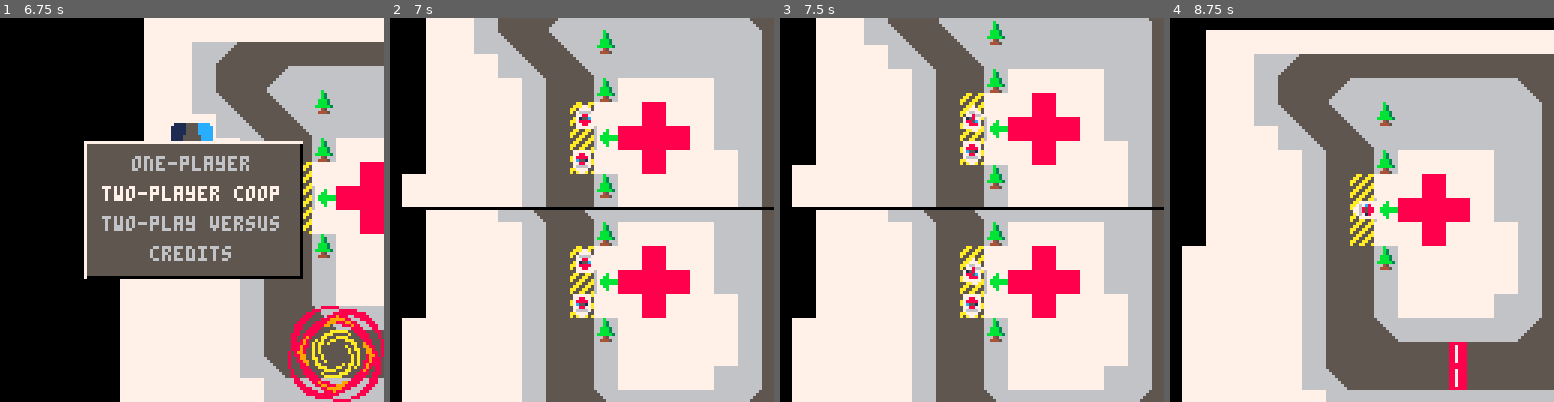
Above: before the commit, frames 1-4 (left to right).
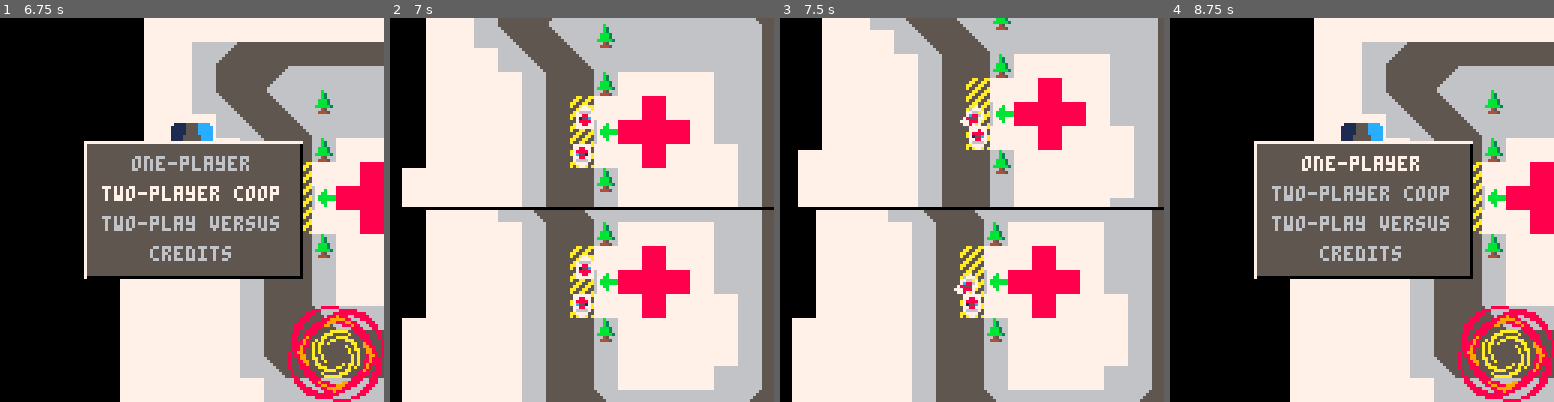
Above: after the commit, the same moments.

Repository: GraulierBrice/ludum-dare-46
Game: PICO-8 cartridge keep-it-alive.p8
The game is run twice, just before and just after one commit, with the same random seed, the same clock (stepped at 60 frames per second) and the same inputs.
Inputs:
- Up to frame 1 (6.75 s): tap O (Z key) at 0.33, 0.7, 1.43, 2.22, 3.1, 3.98, 4.87, 5.75, 6.63 s; tap X (X key) at 1.07, 2.07, 2.4, 2.73, 3.07, 3.4, 3.73, 4.07, 4.4, 4.73, 5.07, 5.4, 5.73, 6.07, 6.4, 6.73 s; hold Left 1.97-2.37 s; hold Down 2.42-2.82 s; hold Right 2.87-3.53 s; hold Up 3.58-4.08 s; hold Right 4.13-4.53 s; hold Down 4.58-5.08 s; hold Left 5.13-5.8 s; hold Up 5.85-6.18 s; hold Left 6.23-6.63 s; hold Down from 6.68 s (still down)
- Up to frame 2 (7 s): keep holding Down
- Up to frame 3 (7.5 s): tap X (X key) at 7.07, 7.4 s; release Down at 7.08 s; hold Right from 7.13 s (still down)
- Up to frame 4 (8.75 s): tap O (Z key) at 7.52, 8.4 s; tap X (X key) every 0.33 s from 7.73 to 8.73 s; release Right at 7.8 s; hold Up 7.85-8.35 s; hold Right from 8.4 s (still down)

Frame 1 is identical in both runs. In frame 2, 3.8% of the frame differs, in the area x 3-97%, y 0-68%; in frame 3, 12%; in frame 4, 74%, in the area x 3-100%, y 0-100%.

Commit message:
add collision callback for triggers

Diff:
--- a/keep-it-alive.p8
+++ b/keep-it-alive.p8
@@ -25,7 +25,8 @@
 		friction=2,
 		bounce=0.5,
 		grip=0.5,
-		accel=100
+		accel=100,
+		max_vel_action=10
 	}
 
 	maps={
@@ -99,7 +100,7 @@
 	end
 	default_patient(27*8,16,0,8,8,true)
 	--add(patients, collider(21*8,10,0,8,8,true))
-	add(dropzones, collider(12*8+4,7*8+4,0,8,24,true))
+	add(dropzones, collider(12*8+4,7*8+4,0,8,24,true, dropzone_hit))
 end
 
 function game_update()
@@ -112,9 +113,6 @@
 	end
 	for patient in all(patients) do
 		update_patient(patient)
-	end
-	for dropzone in all(dropzones) do
-		update_dropzones(dropzone)
 	end
 	physics_update()
 end
@@ -153,11 +151,11 @@
 -- patients section
 
 function default_patient(x, y)
-	return patient(x, y, 10, 1, 2, 0.75, 2, 1)
+	return patient(x, y, 10, 1, 2, 0.75, 2, 40)
 end
 
 function patient(x, y, hp, dmg_unloaded, dmg_drift, dmg_loaded, hit_dmg, hit_dmg_threshold)
-	local p = collider(27*8,16,0,8,8,true)
+	local p = collider(27*8,16,0,8,8,true, patient_hit)
 	p.max_hp = hp
 	p.hp = hp
 	p.car_id = 0
@@ -170,18 +168,19 @@
 	return p
 end
 
+function patient_hit(patient, other, rel_vel)
+	if (patient.car_id <= 0) then
+		if (has(cars, other)) then
+			if (not other.load and vec_len(rel_vel) < phy.max_vel_action) then
+				other.load = patient
+				patient.car_id = 1
+			end
+		end
+	end
+end
+
 function update_patient(patient)
-	if (patient.car_id <= 0) then
-		patient.hp -= phy.dt * patient.dmg_unloaded
-
-		for i=1, #cars do
-			if (col_overlap_col(patient, cars[i])) and not cars[i].load then
-				cars[i].load = patient
-				patient.car_id = i
-				break
-			end
-		end
-	else
+	if (patient.car_id > 0) then
 		if (car_drifting(cars[patient.car_id])) then
 			patient.hp -= phy.dt * patient.dmg_drift
 		else
@@ -190,11 +189,11 @@
 	end
 end
 
-function update_dropzones(dropzone)
-	for car in all(cars) do
-		if (col_overlap_col(dropzone, car)) and car.load then
-			del(patients, car.load)
-			car.load = nil
+function dropzone_hit(dropzone, other, rel_vel)
+	if (has(cars, other)) then
+		if (other.load and vec_len(rel_vel) < phy.max_vel_action) then
+			del(patients, other.load)
+			other.load = nil
 			dropzone.patient = 0
 		end
 	end
@@ -208,10 +207,10 @@
 	return speed > 0.5 and (d_rot%0.5) > 0.15
 end
 
-function car_hit(car, other, delta_v)
-	if (car.load != nil) then
-		local impact = vec_len(delta_v)
-		if (impact >= car.load.hit_dmg_threshold) then
+function car_hit(car, other, rel_vel)
+	if (not other.trg and car.load != nil) then
+		local speed = vec_len(rel_vel)
+		if (speed >= car.load.hit_dmg_threshold) then
 			car.load.hp -= car.load.hit_dmg
 		end
 	end
@@ -231,6 +230,10 @@
 
 	if (car_drifting(car)) then
 		add_gum(car.pos)
+	end
+
+	if (car.load != nil) then
+		del(colliders, car.load)
 	end
 end
 
@@ -373,26 +376,27 @@
 function rb_col_response(rb, col, data)
 	local hit = col_overlap_col(data.new_col, col)
 	if (hit) then
-		local norm = col_normal(data.new_col, hit)
-		local loc_hit = inv_tr_point(data.new_col, hit)
-		local loc_hit_norm = inv_tr_vector(data.new_col, norm)
-		local loc_hit_tan =  mul_mat_vec(rot_matrix(0.25), loc_hit_norm)
-
-		local dv = vec_dot(data.new_vel, norm) * (1 + phy.bounce)
-		local delta_v = vec_mul(vector(-dv,-dv),norm)
-
-
+		local rel_vel
+		if (col.vel) then rel_vel = vec_sub(col.vel, rb.vel)
+		else rel_vel = vec_sub(vector(0,0), rb.vel) end
 		if (rb.on_hit != nil) then
-			rb.on_hit(rb, col, delta_v)
+			rb.on_hit(rb, col, rel_vel)
 		end
 		if (col.on_hit != nil) then
-			col.on_hit(col, rb, delta_v)
-		end
-
-		data.new_vel = vec_add(data.new_vel, delta_v)
-
-		data.new_pos = vec_add(rb.pos, vec_mul(data.new_vel, vector(phy.dt, phy.dt)))
-		data.new_col.pos = data.new_pos
+			col.on_hit(col, rb, rel_vel)
+		end
+		if (not col.trg) then
+			local norm = col_normal(data.new_col, hit)
+			local loc_hit = inv_tr_point(data.new_col, hit)
+			local loc_hit_norm = inv_tr_vector(data.new_col, norm)
+			local loc_hit_tan =  mul_mat_vec(rot_matrix(0.25), loc_hit_norm)
+			local dv = vec_dot(data.new_vel, norm) * (1 + phy.bounce)
+			local delta_v = vec_mul(vector(-dv,-dv),norm)
+			data.new_vel = vec_add(data.new_vel, delta_v)
+
+			data.new_pos = vec_add(rb.pos, vec_mul(data.new_vel, vector(phy.dt, phy.dt)))
+			data.new_col.pos = data.new_pos
+		end
 	end
 	return data
 end
@@ -414,9 +418,7 @@
 	for i=1, #colliders do
 		local col = colliders[i]
 		if (col != rb) then
-			if (not col.trg) then
-				data=rb_col_response(rb, col, data)
-			end
+			data=rb_col_response(rb, col, data)
 		end
 	end
 
@@ -660,6 +662,15 @@
 
 function tr_left(t)
 	return tr_vector(t, vector(-1,0))
+end
+
+-->8
+-- general  utils
+function has(table, object)
+	for val in all(table) do
+		if (val==object) return true
+	end
+	return false
 end
 
 __gfx__
